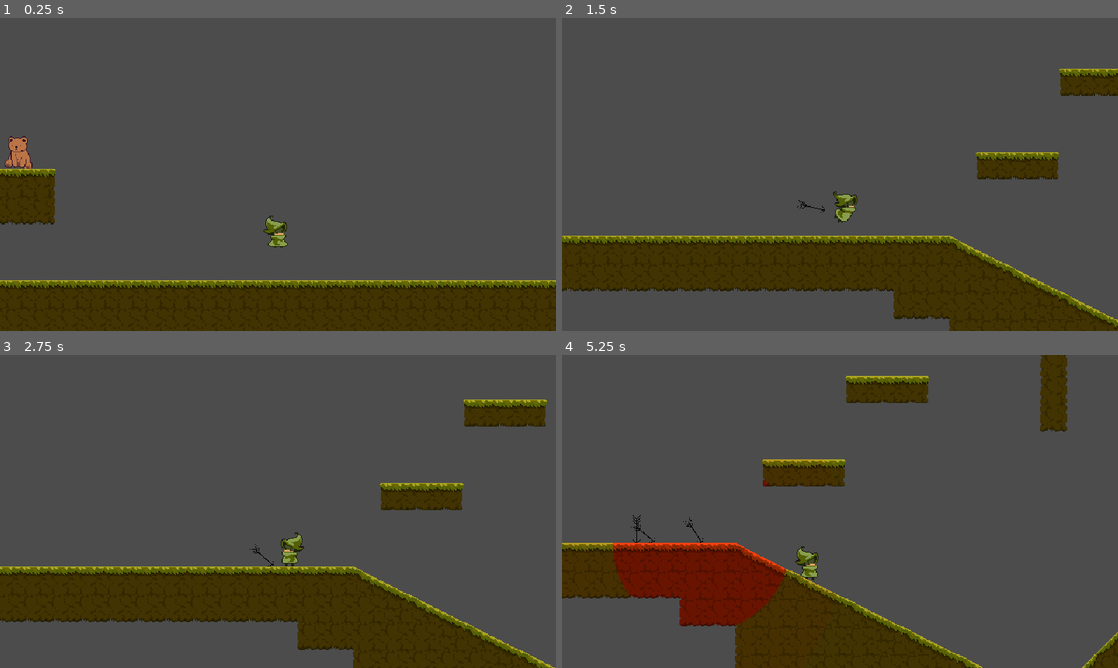
Above: before the commit, frames 1-4 (two rows, left to right).
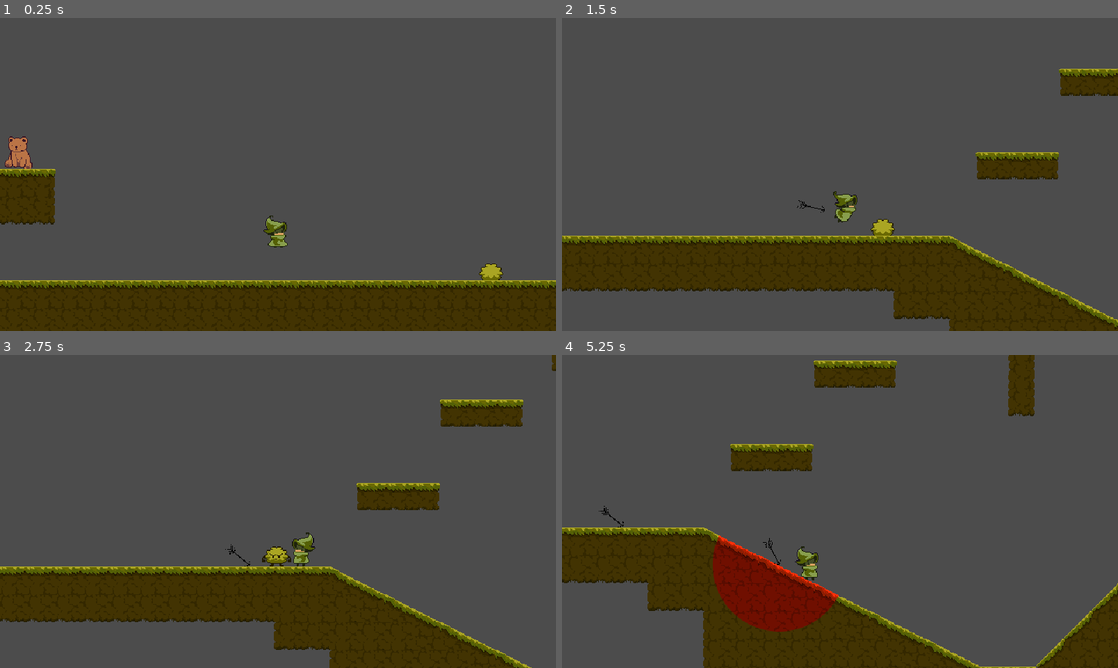
Above: after the commit, the same moments.

Repository: vanjac/wi22jam
Game: Godot game, scene res://placeholder/biggertestlevel.tscn
Two runs of this game, one before a commit and one after it. Both use one fixed random seed, a clock stepped at 60 frames per second and the inputs below.
Inputs (mouse positions are in pixels of both pictures, inside the frame that each line leads up to):
- Up to frame 1 (0.25 s): no input
- Up to frame 2 (1.5 s): move the mouse to (812, 237) at 0.52 s; hold Right mouse button (dash) 0.53-1.28 s; hold D (right) from 0.53 s (still down); tap Space (jump) at 0.77 s; move the mouse to (1006, 221) at 1.27 s; click (1006, 221) at 1.35 s
- Up to frame 3 (2.75 s): tap Space (jump) at 1.52 s; move the mouse to (111, 464) at 2.02 s; release D (right) at 2.03 s; hold A (left) from 2.03 s (still down); hold Right mouse button (dash) from 2.03 s (still down)
- Up to frame 4 (5.25 s): move the mouse to (867, 511) at 2.77 s; release Right mouse button (dash) at 2.78 s; click (867, 511) at 2.85 s; tap Space (jump) at 3.02, 3.77, 4.52 s; move the mouse to (756, 433) at 3.52 s; hold Right mouse button (dash) 3.53-4.28 s; move the mouse to (962, 495) at 4.27 s; release A (left) at 4.28 s; hold D (right) from 4.28 s (still down); click (962, 495) at 4.35 s; move the mouse to (728, 527) at 5.02 s; hold Right mouse button (dash) from 5.03 s (still down)

The runs differ from the first frame. In frame 1, 0.2% of the frame differs, in the area x 86-91%, y 78-84%; in frame 2, 0.2%; in frame 3, 5.7%; in frame 4, 18%, in the area x 0-100%, y 0-100%.

Commit message:
bush enemy

Diff:
--- /dev/null
+++ b/enemies/Bush.tscn
@@ -0,0 +1,22 @@
+[gd_scene load_steps=4 format=2]
+
+[ext_resource path="res://assets/bush-Sheet.png" type="Texture" id=1]
+[ext_resource path="res://enemies/Enemy.gd" type="Script" id=2]
+
+[sub_resource type="RectangleShape2D" id=1]
+extents = Vector2( 14, 11 )
+
+[node name="Bush" type="KinematicBody2D"]
+script = ExtResource( 2 )
+walk_speed = 70.0
+step_time = 0.15
+
+[node name="Sprite" type="Sprite" parent="."]
+light_mask = 2
+position = Vector2( 0, -10 )
+texture = ExtResource( 1 )
+hframes = 3
+
+[node name="CollisionShape2D" type="CollisionShape2D" parent="."]
+position = Vector2( 0, -11 )
+shape = SubResource( 1 )
--- a/enemies/Enemy.gd
+++ b/enemies/Enemy.gd
@@ -4,17 +4,18 @@
 const wake_time = 0.4
 const recoil_time = 0.4
 const chase_time = 10
-const step_time = 0.2
 const knockback_speed = 150
 const knockback_decel = 200
+const die_spin_speed = 100
 
 export(bool) var is_animal = false
 export(float) var walk_speed = 100
+export(float) var step_time = 0.2
 
 onready var sprite = $Sprite
 onready var player = get_tree().get_root().find_node("Player", true, false)
 
-enum State { TAME, WAKE, CHASE, RECOIL }
+enum State { TAME, WAKE, CHASE, RECOIL, DIE }
 var state = State.TAME
 var time_in_state = 0
 
@@ -40,6 +41,8 @@
 		State.RECOIL:
 			if time_in_state >= recoil_time:
 				set_state(State.CHASE)
+		State.DIE:
+			rotation += sign(move_vec.x) * delta * deg2rad(die_spin_speed)
 
 func _physics_process(delta):
 	var to_player = 0
@@ -52,7 +55,7 @@
 			sprite.scale.x = -1 if to_player >= 0 else 1
 		else:
 			move_vec.x = decelerate(move_vec.x, walk_decel * delta)
-	else:
+	elif state != State.DIE:
 		move_vec.x = decelerate(move_vec.x, knockback_decel * delta)
 
 	move_character(delta)
@@ -69,7 +72,10 @@
 	set_state(State.WAKE)
 
 func _on_shot(position, direction):
-	set_state(State.TAME)
+	if is_animal:
+		set_state(State.TAME)
+	else:
+		set_state(State.DIE)
 	move_vec.x = direction.x * knockback_speed
 
 
@@ -83,3 +89,6 @@
 		State.WAKE:
 			collision_layer = 1  # move to foreground
 			sprite.frame = 1
+		State.DIE:
+			collision_layer = 0
+			collision_mask = 0  # fall through world
--- a/placeholder/biggertestlevel.tscn
+++ b/placeholder/biggertestlevel.tscn
@@ -1,10 +1,11 @@
-[gd_scene load_steps=6 format=2]
+[gd_scene load_steps=7 format=2]
 
 [ext_resource path="res://camera/Camera.tscn" type="PackedScene" id=1]
 [ext_resource path="res://core/Earth.gd" type="Script" id=2]
 [ext_resource path="res://player/Player.tscn" type="PackedScene" id=3]
 [ext_resource path="res://assets/level_tileset.tres" type="TileSet" id=4]
 [ext_resource path="res://enemies/Bear.tscn" type="PackedScene" id=5]
+[ext_resource path="res://enemies/Bush.tscn" type="PackedScene" id=6]
 
 [node name="Node2D" type="Node2D"]
 
@@ -23,3 +24,6 @@
 format = 1
 tile_data = PoolIntArray( -393198, 0, 196608, -393197, 0, 196609, -393196, 0, 196609, -393195, 0, 0, -262157, 0, 0, -26 …(2339 unchanged characters)…
 script = ExtResource( 2 )
+
+[node name="Bush" parent="." instance=ExtResource( 6 )]
+position = Vector2( 245, 64 )
